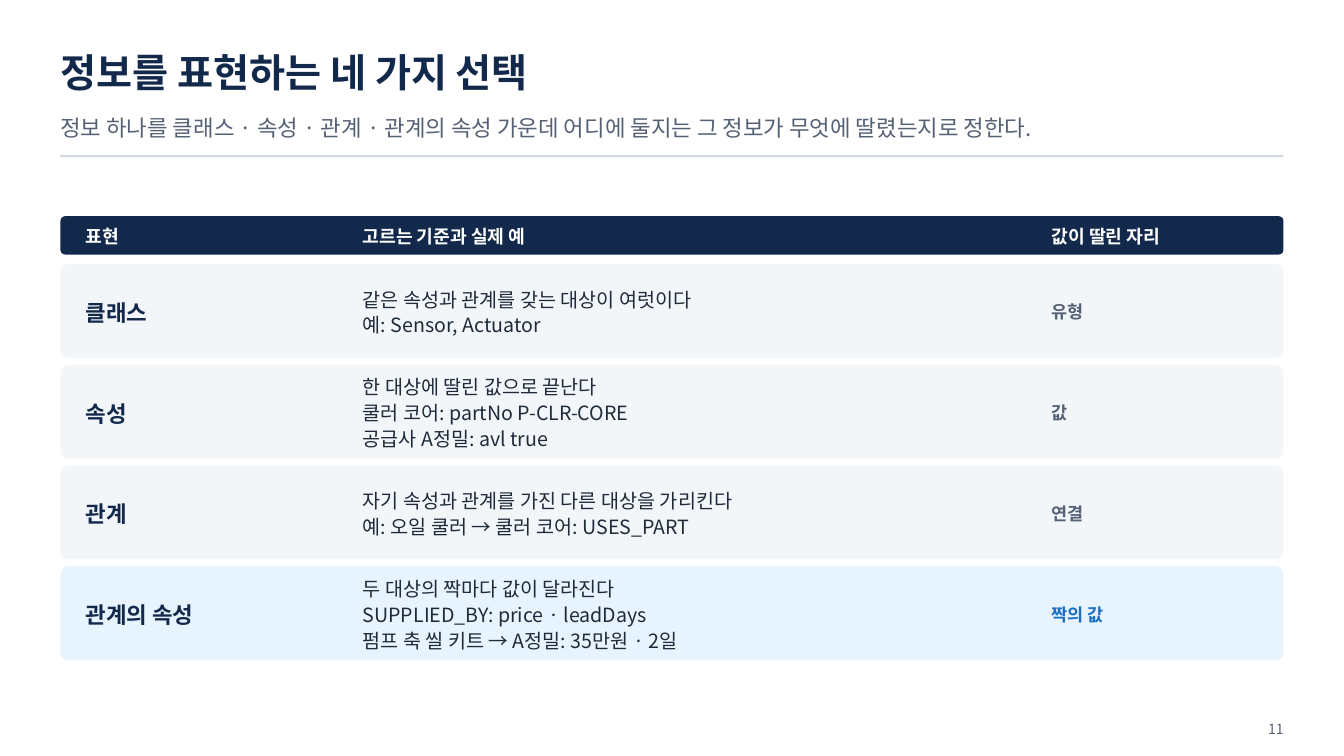
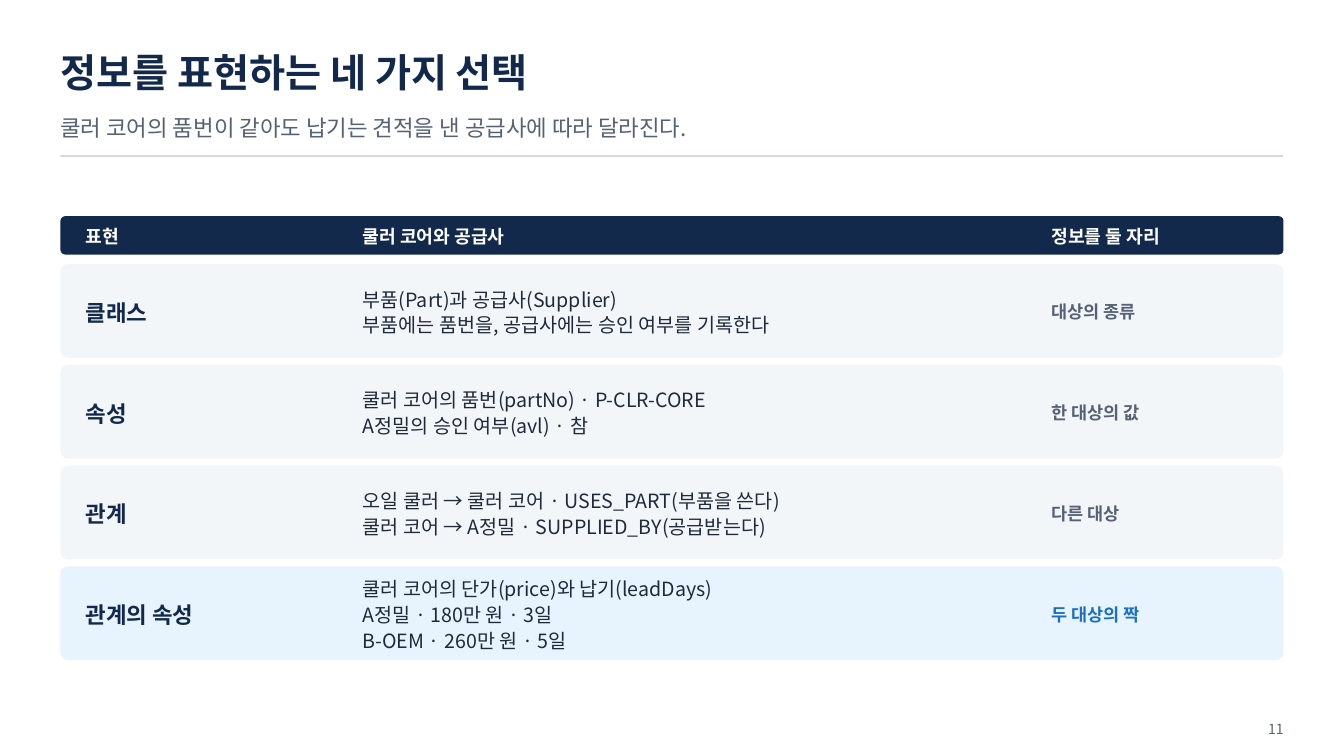
Before and after one commit to uengine-oss/hyd-iot-edu, a slide deck: slide 11 of workspace/강의제작/산출물/통합반/이론_오프라인/02회차/통합반_오프라인_02회차.pptx. Drawn at 1344x756 pixels with LibreOffice and Linux fonts; fonts in the diff are those of the drawing. Boxes give left, top, right and bottom in pixels: in the first picture for what was removed or moved away, otherwise in the second. Text is boxed around its words. In the diff, an @@ line names an element or a change of style, - is before the commit and + after.

```diff
--- a/workspace/강의제작/산출물/통합반/이론_오프라인/02회차/통합반_오프라인_02회차.pptx
+++ b/workspace/강의제작/산출물/통합반/이론_오프라인/02회차/통합반_오프라인_02회차.pptx
@@ text at (x1=60, y1=117, x2=687, y2=138): text changed @@
-정보 하나를 클래스 · 속성 · 관계 · 관계의 속성 가운데 어디에 둘지는 그 정보가 무엇에 딸렸는지로 정한다.
+쿨러 코어의 품번이 같아도 납기는 견적을 낸 공급사에 따라 달라진다.
@@ text at (x1=363, y1=227, x2=504, y2=245): text changed @@
-고르는 기준과 실제 예
+쿨러 코어와 공급사
@@ text at (x1=1051, y1=225, x2=1160, y2=249): text changed @@
-값이 딸린 자리
+정보를 둘 자리
@@ text at (x1=363, y1=290, x2=769, y2=336): text changed @@
-같은 속성과 관계를 갖는 대상이 여럿이다
-예: Sensor, Actuator
+부품(Part)과 공급사(Supplier)
+부품에는 품번을, 공급사에는 승인 여부를 기록한다
@@ text at (x1=1051, y1=303, x2=1136, y2=320): text changed @@
-유형
+대상의 종류
@@ text at (x1=363, y1=390, x2=706, y2=437): text changed @@
-한 대상에 딸린 값으로 끝난다
-쿨러 코어: partNo P-CLR-CORE
-공급사 A정밀: avl true
+쿨러 코어의 품번(partNo) · P-CLR-CORE
+A정밀의 승인 여부(avl) · 참
@@ text at (x1=1051, y1=404, x2=1140, y2=421): text changed @@
-값
+한 대상의 값
@@ text at (x1=363, y1=491, x2=780, y2=538): text changed @@
-자기 속성과 관계를 가진 다른 대상을 가리킨다
-예: 오일 쿨러 → 쿨러 코어: USES_PART
+오일 쿨러 → 쿨러 코어 · USES_PART(부품을 쓴다)
+쿨러 코어 → A정밀 · SUPPLIED_BY(공급받는다)
@@ text at (x1=1051, y1=505, x2=1120, y2=522): text changed @@
-연결
+다른 대상
@@ text at (x1=363, y1=579, x2=712, y2=650): text changed @@
-두 대상의 짝마다 값이 달라진다
-SUPPLIED_BY: price · leadDays
-펌프 축 씰 키트 → A정밀: 35만원 · 2일
+쿨러 코어의 단가(price)와 납기(leadDays)
+A정밀 · 180만 원 · 3일
+B-OEM · 260만 원 · 5일
@@ text at (x1=1051, y1=606, x2=1140, y2=623): text changed @@
-짝의 값
+두 대상의 짝
```
Also in this commit, not shown: 5 other slides changed, 9 other files.
